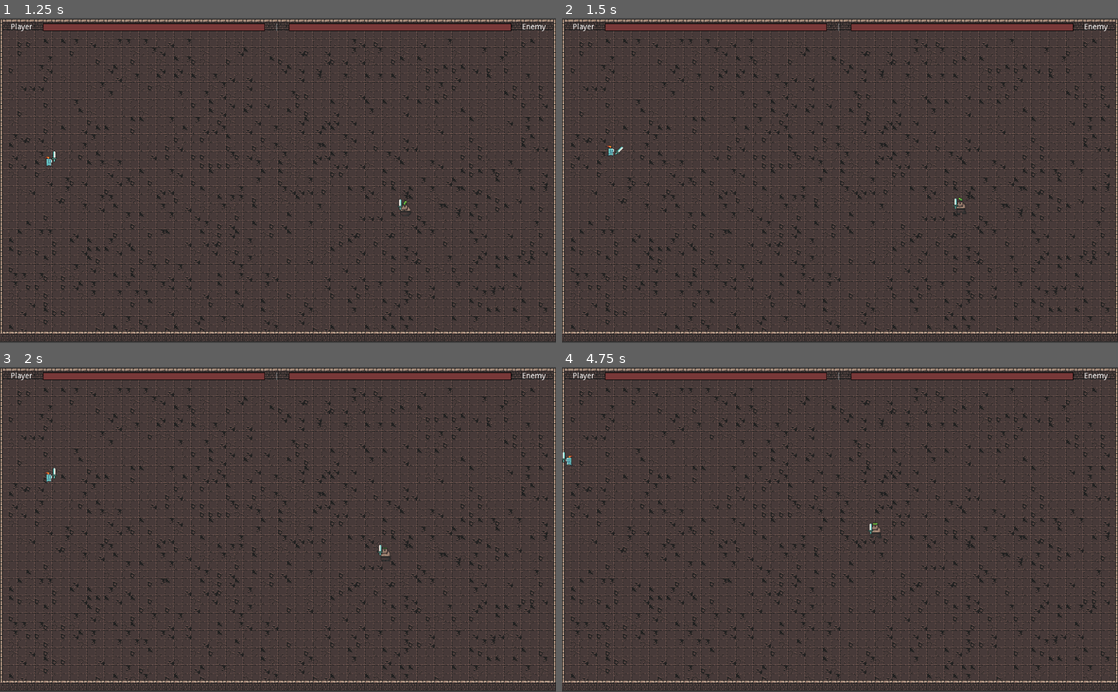
Above: before the commit, frames 1-4 (two rows, left to right).
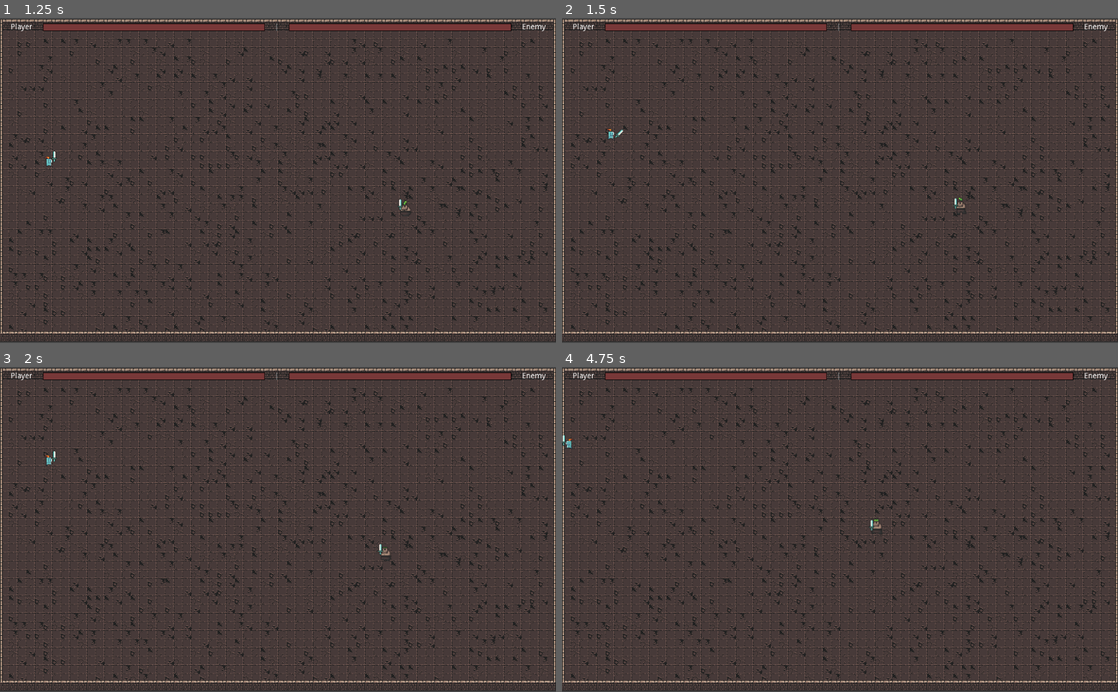
Above: after the commit, the same moments.

Repository: josephmbustamante/ludum-dare-45
Game: Godot game, scene res://Scenes/LevelUp.tscn
Two runs of this game, one before a commit and one after it. Both use one fixed random seed, a clock stepped at 60 frames per second and the inputs below. This scene is started directly instead of the project's main scene.
Inputs (mouse positions are in pixels of both pictures, inside the frame that each line leads up to):
- Up to frame 1 (1.25 s): click "Confirm" at 0.5 s
- Up to frame 2 (1.5 s): move the mouse to (812, 245) at 1.27 s; hold W (up) from 1.28 s (still down); hold L from 1.28 s (still down); click (812, 245) at 1.42 s
- Up to frame 3 (2 s): keep holding W (up); keep holding L; tap K at 1.55 s
- Up to frame 4 (4.75 s): move the mouse to (1006, 578) at 2.02 s; release L at 2.03 s; tap K at 2.1 s; tap L at 2.3, 3.6 s; move the mouse to (673, 480) at 2.77 s; release W (up) at 2.78 s; hold K 2.78-3.53 s; hold Left (left) 2.78-4.28 s; click (673, 480) at 2.85 s; move the mouse to (867, 529) at 3.52 s; click (867, 529) at 3.67 s; move the mouse to (756, 448) at 4.27 s; hold Down (down) from 4.28 s (still down); hold K from 4.28 s (still down)

Frame 1 is identical in both runs. In frame 2, less than 0.1% of the frame differs, in the area x 8-73%, y 33-59%; in frame 3, 0.1%; in frame 4, 0.2%, in the area x 0-58%, y 20-53%.

Commit message:
Add basic roll

Diff:
--- a/Scenes/Player.tscn
+++ b/Scenes/Player.tscn
@@ -63,3 +63,10 @@
 [node name="DashEffect" type="Timer" parent="."]
 wait_time = 0.15
 one_shot = true
+
+[node name="RollCooldown" type="Timer" parent="."]
+one_shot = true
+
+[node name="RollEffect" type="Timer" parent="."]
+wait_time = 0.2
+one_shot = true
--- a/Scripts/Player.gd
+++ b/Scripts/Player.gd
@@ -30,11 +30,15 @@
 	if Input.is_action_pressed("up"):
 		velocity.y -= 1
 
-	if $DashEffect.is_stopped():
+	if !$DashEffect.is_stopped():
+		dash_multiplier = 5
+		$Weapon.disable_critical_hit()
+	elif !$RollEffect.is_stopped():
+		dash_multiplier = 3
+		$CollisionShape2D.disabled = true
+	else:
 		dash_multiplier = 1
-		$Weapon.disable_critical_hit()
-	else:
-		dash_multiplier = 5
+		$CollisionShape2D.disabled = false
 
 	if velocity.length() > 0:
 		velocity = velocity.normalized() * (base_speed + (speed * speed_multiplier)) * dash_multiplier
@@ -57,7 +61,11 @@
 		$DashEffect.start()
 		$Weapon.enable_critical_hit()
 
-	if Input.is_key_pressed(KEY_K) && $AttackCooldown.is_stopped():
+	if Input.is_key_pressed(KEY_L) && $RollCooldown.is_stopped() && $AttackCooldown.is_stopped():
+		$RollCooldown.start()
+		$RollEffect.start()
+
+	if Input.is_key_pressed(KEY_K) && $AttackCooldown.is_stopped() && $RollEffect.is_stopped():
 		$Weapon.attack()
 		$AttackCooldown.start()
 
